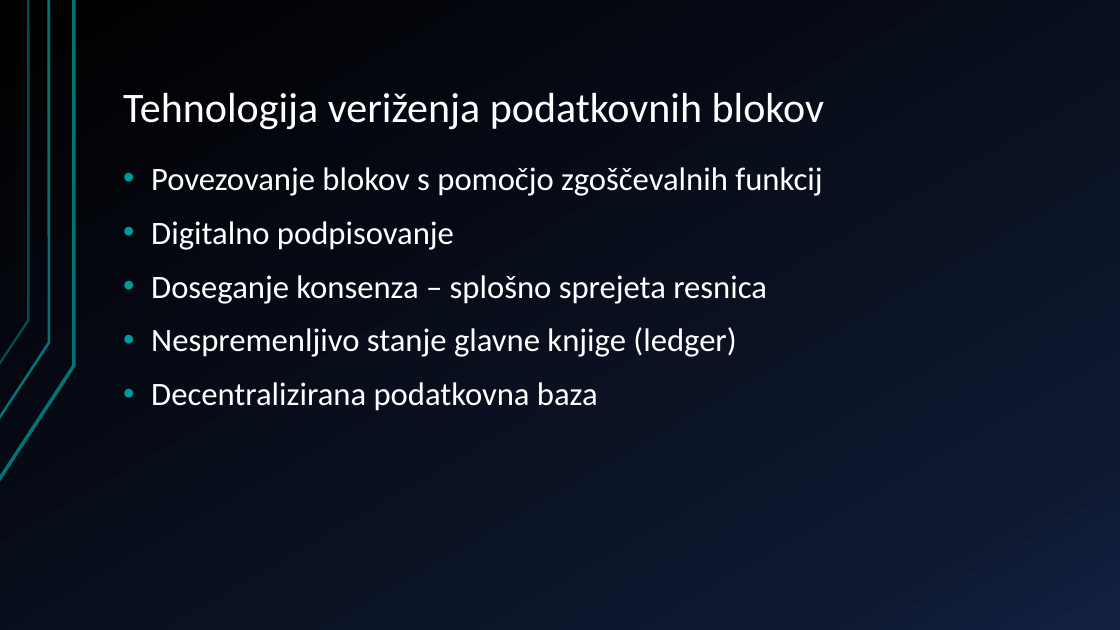
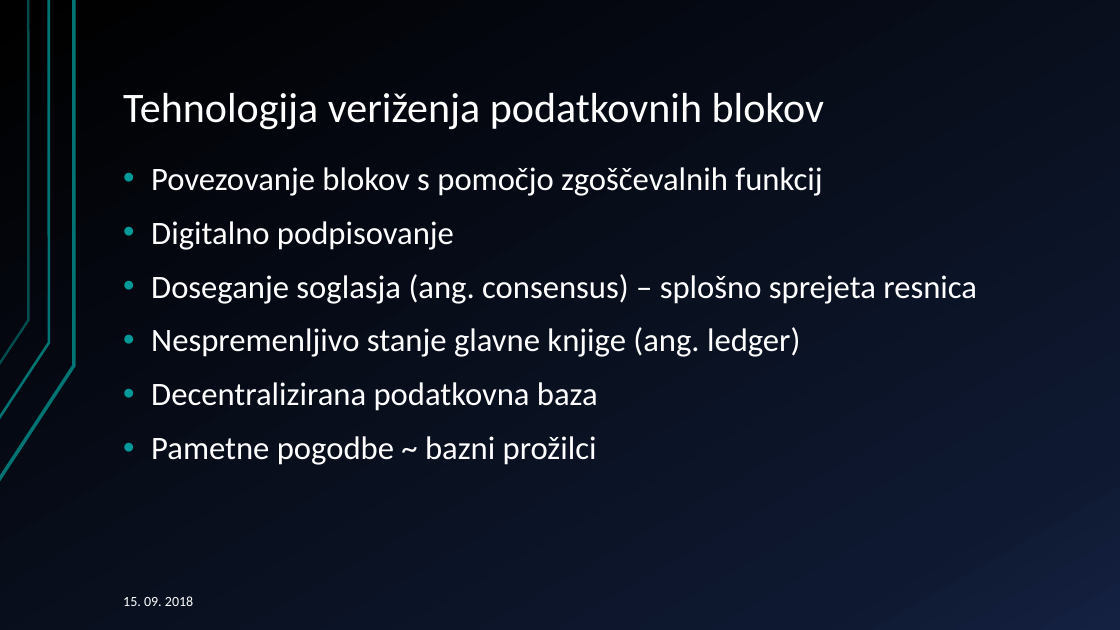
Before and after one commit to primozH/diploma, a slide deck: slide 6 of mikrostoritve decentralizacija.pptx. Drawn at 1120x630 pixels with LibreOffice and Linux fonts; fonts in the diff are those of the drawing. Boxes give left, top, right and bottom in pixels: in the first picture for what was removed or moved away, otherwise in the second. Text is boxed around its words. In the diff, an @@ line names an element or a change of style, - is before the commit and + after.

```diff
--- a/mikrostoritve decentralizacija.pptx
+++ b/mikrostoritve decentralizacija.pptx
@@ text at (151,274,977,357): text changed @@
-• Doseganje konsenza – splošno sprejeta resnica
-• Nespremenljivo stanje glavne knjige (ledger)
+• Doseganje soglasja (ang. consensus) – splošno sprejeta resnica
+• Nespremenljivo stanje glavne knjige (ang. ledger)
@@ text at (151,436,597,465): paragraph added @@
+• Pametne pogodbe ~ bazni prožilci
@@ text added at (123,596,193,606), 12 pt, text #FFFFFF @@
+15. 09. 2018
```
Also in this commit, not shown: 8 other slides changed, 6 slides added, 4 slides removed.
